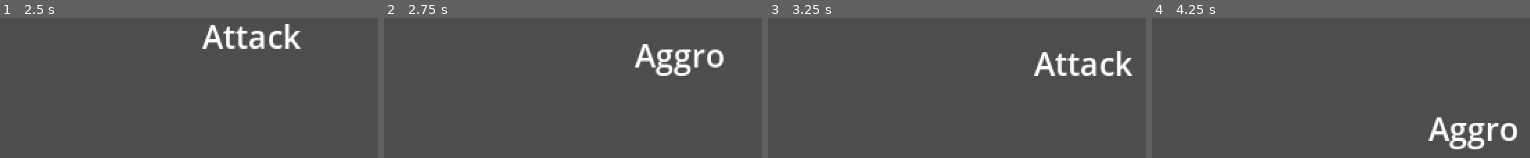
Above: before the commit, frames 1-4 (left to right).
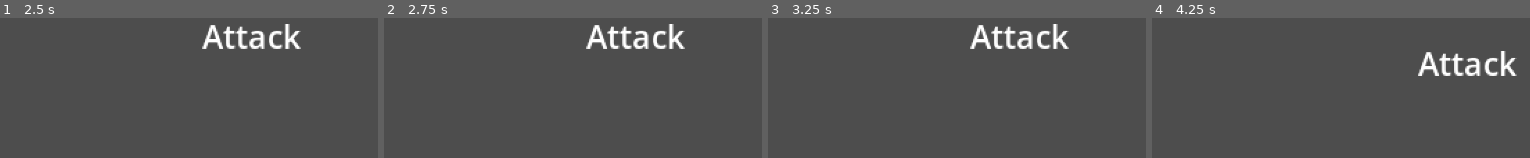
Above: after the commit, the same moments.

Repository: Cedro23/TDCardGame
Game: Godot game, scene res://scenes/game.tscn
The game is run twice, just before and just after one commit, with the same random seed, the same clock (stepped at 60 frames per second) and the same inputs.
Inputs:
- Up to frame 1 (2.5 s): tap Enter at 2 s
- Up to frame 2 (2.75 s): no input
- Up to frame 3 (3.25 s): no input
- Up to frame 4 (4.25 s): no input

Frame 1 is identical in both runs. In frame 2, 4.3% of the frame differs, in the area x 53-90%, y 4-42%; in frame 3, 4.3%; in frame 4, 4.4%, in the area x 70-97%, y 23-95%.

Commit message:
Renamed melee_enemy.gd to basic_enemy.gd (#3)

Diff:
--- a/scenes/enemies/melee_enemy.tscn
+++ b/scenes/enemies/melee_enemy.tscn
@@ -1,6 +1,6 @@
 [gd_scene load_steps=10 format=3 uid="uid://bl8xc53ebchfy"]
 
-[ext_resource type="Script" path="res://scripts/enemies/melee_enemy.gd" id="1_b5e06"]
+[ext_resource type="Script" path="res://scripts/enemies/basic_enemy.gd" id="1_02wp3"]
 [ext_resource type="PackedScene" uid="uid://d3hdo8rcvcwj8" path="res://scenes/enemies/enemy_state_machine.tscn" id="2_rmnyg"]
 [ext_resource type="Script" path="res://scripts/enemies/alert_state.gd" id="3_q4ba4"]
 [ext_resource type="Script" path="res://scripts/enemies/aggro_state.gd" id="4_pfile"]
@@ -17,12 +17,12 @@
 font_size = 23
 
 [node name="MeleeEnemy" type="CharacterBody2D"]
-script = ExtResource("1_b5e06")
+script = ExtResource("1_02wp3")
 
 [node name="Sprite2D" type="Sprite2D" parent="."]
 
 [node name="AttackTimer" type="Timer" parent="."]
-wait_time = 0.1
+wait_time = 0.2
 one_shot = true
 
 [node name="AttackRange" type="Area2D" parent="."]
--- a/scripts/enemies/melee_enemy.gd
+++ b/scripts/enemies/basic_enemy.gd
@@ -1,5 +1,5 @@
 extends Enemy
-class_name MeleeEnemy
+class_name BasicEnemy
 
 # Called when the node enters the scene tree for the first time.
 func _ready():
